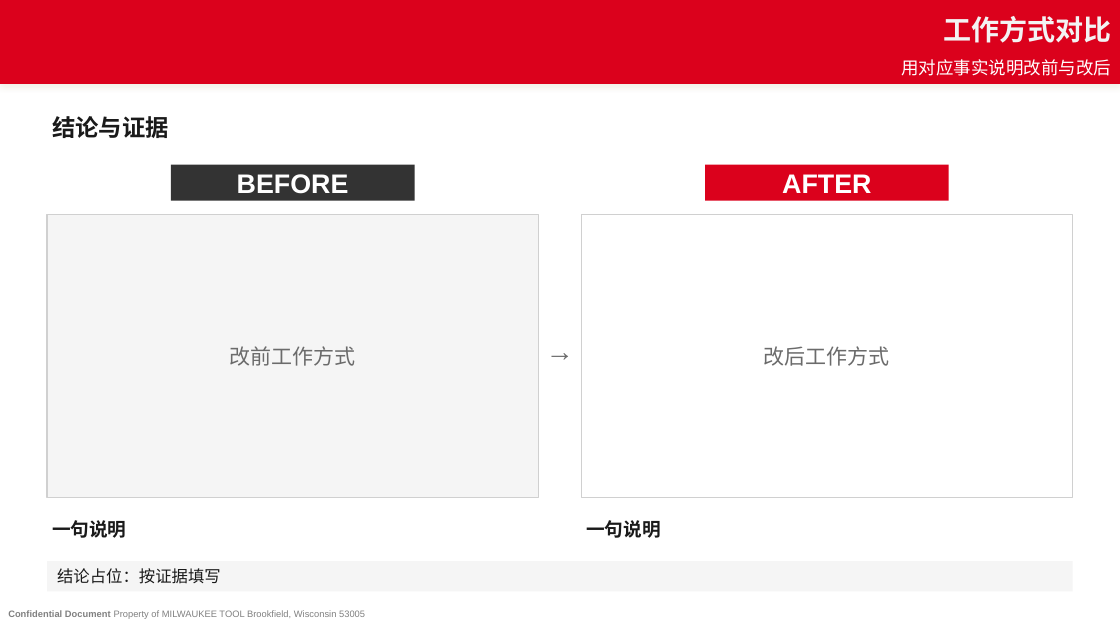
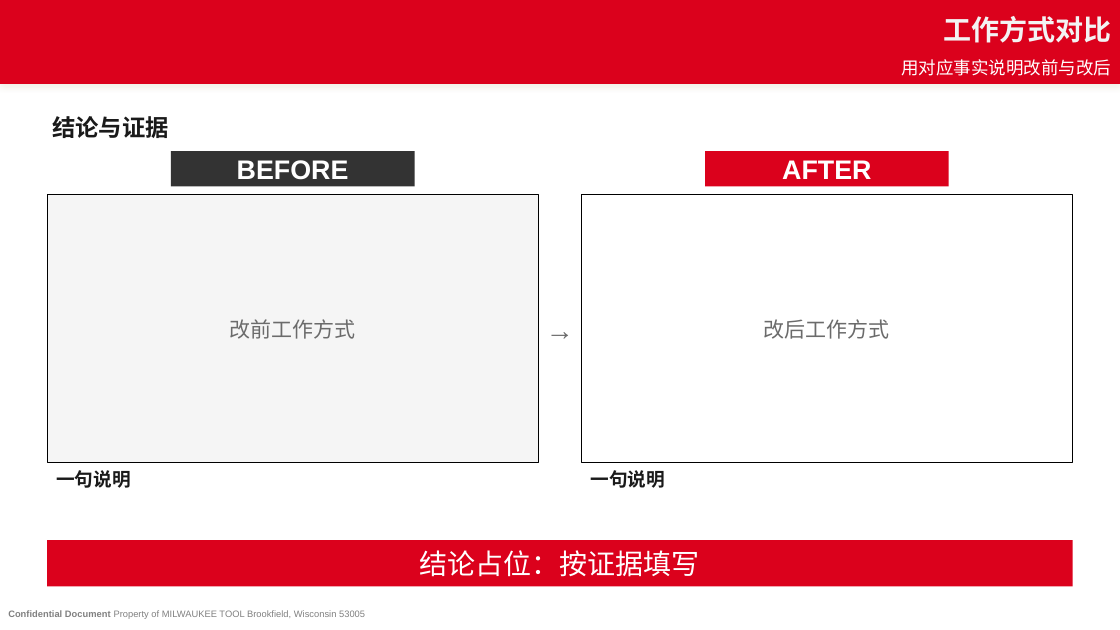
Before and after one commit to WangYiTao0/myskills, a slide deck: slide 4 of skills/milwaukee-ppt/assets/MS_Template.pptx. Drawn at 1120x630 pixels with LibreOffice and Linux fonts; fonts in the diff are those of the drawing; background and template pictures are left out. Boxes give left, top, right and bottom in pixels: in the first picture for what was removed or moved away, otherwise in the second. Text is boxed around its words. In the diff, an @@ line names an element or a change of style, - is before the commit and + after.

```diff
--- a/skills/milwaukee-ppt/assets/MS_Template.pptx
+++ b/skills/milwaukee-ppt/assets/MS_Template.pptx
@@ text "BEFORE": place and size @@
-text "BEFORE" at (171, 165, 415, 201)
+text "BEFORE" at (171, 151, 415, 187)
@@ text "AFTER": place and size @@
-text "AFTER" at (705, 165, 949, 201)
+text "AFTER" at (705, 151, 949, 187)
@@ rectangle: place and size @@
-rectangle at (47, 214, 539, 497)
+rectangle at (47, 195, 539, 463)
@@ rectangle at (47, 195, 539, 463): outline #D0D0D0 1 pt to #000000 0.75 pt @@
@@ text "改前工作方式": place and size @@
-text "改前工作方式" at (230, 346, 356, 366)
+text "改前工作方式" at (230, 319, 356, 339)
@@ rectangle at (581, 195, 1073, 463): outline #D0D0D0 1 pt to #000000 0.75 pt @@
@@ rectangle: place and size @@
-rectangle at (581, 214, 1073, 497)
+rectangle at (581, 195, 1073, 463)
@@ text "改后工作方式": place and size @@
-text "改后工作方式" at (764, 346, 890, 366)
+text "改后工作方式" at (764, 319, 890, 339)
@@ text "→": place and size @@
-text "→" at (540, 329, 580, 371)
+text "→" at (540, 308, 580, 350)
@@ text "一句说明": place and size @@
-text "一句说明" at (52, 520, 126, 538)
+text "一句说明" at (56, 470, 130, 488)
@@ text "一句说明" at (56, 470, 130, 488): vertical alignment middle to top @@
@@ text "一句说明" at (591, 470, 665, 488): vertical alignment middle to top @@
@@ text "一句说明": place and size @@
-text "一句说明" at (586, 520, 660, 538)
+text "一句说明" at (591, 470, 665, 488)
@@ rectangle "结论占位：按证据填写": place and size @@
-rectangle "结论占位：按证据填写" at (47, 561, 1073, 592)
+rectangle "结论占位：按证据填写" at (47, 540, 1073, 586)
@@ rectangle "结论占位：按证据填写" at (47, 540, 1073, 586): size 14 to 24 pt, text colour #1A1A1A to #FFFFFF; alignment left to centre; fill #F5F5F5 to #DB011C @@
```
Also in this commit, not shown: 4 other files.
